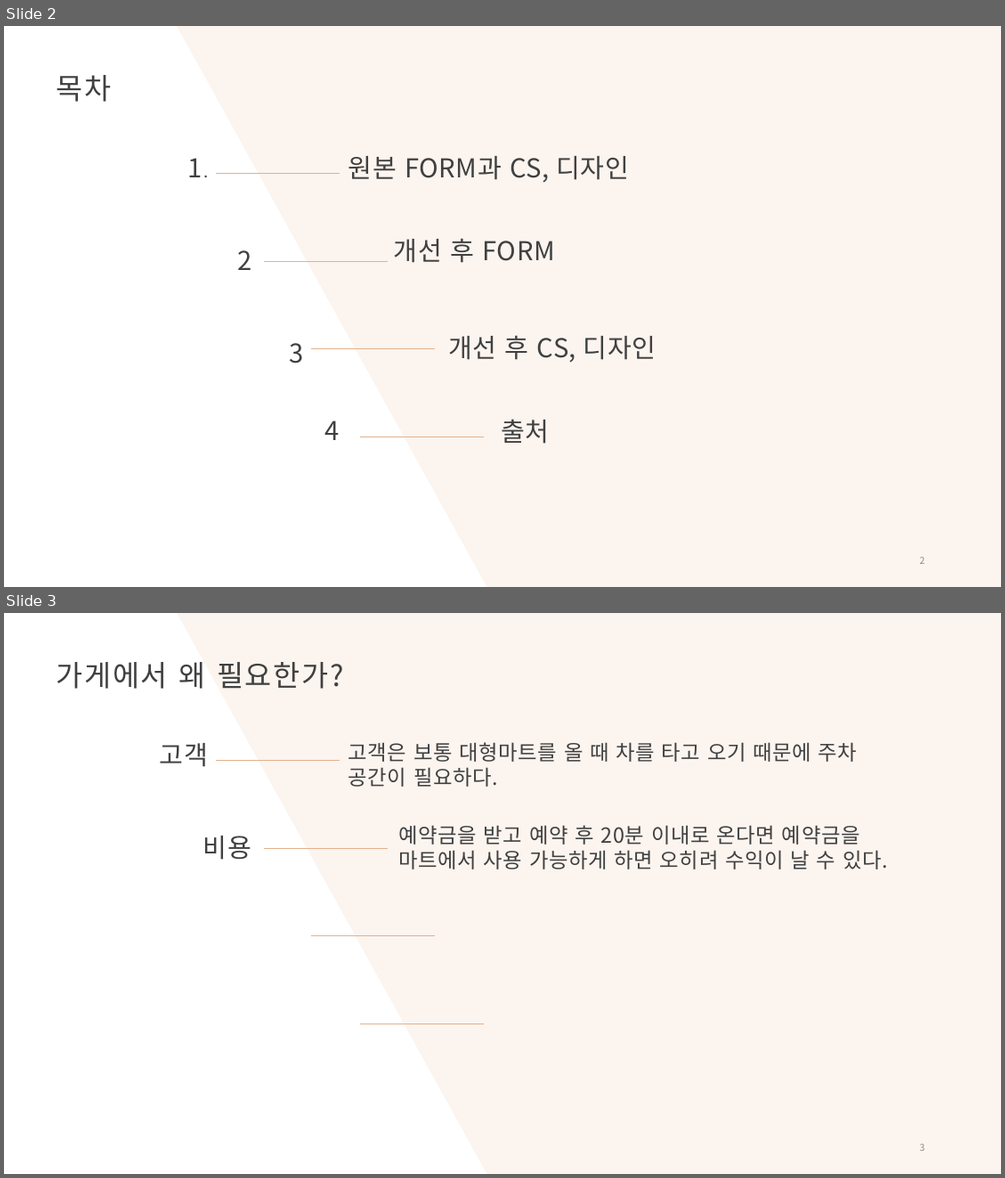
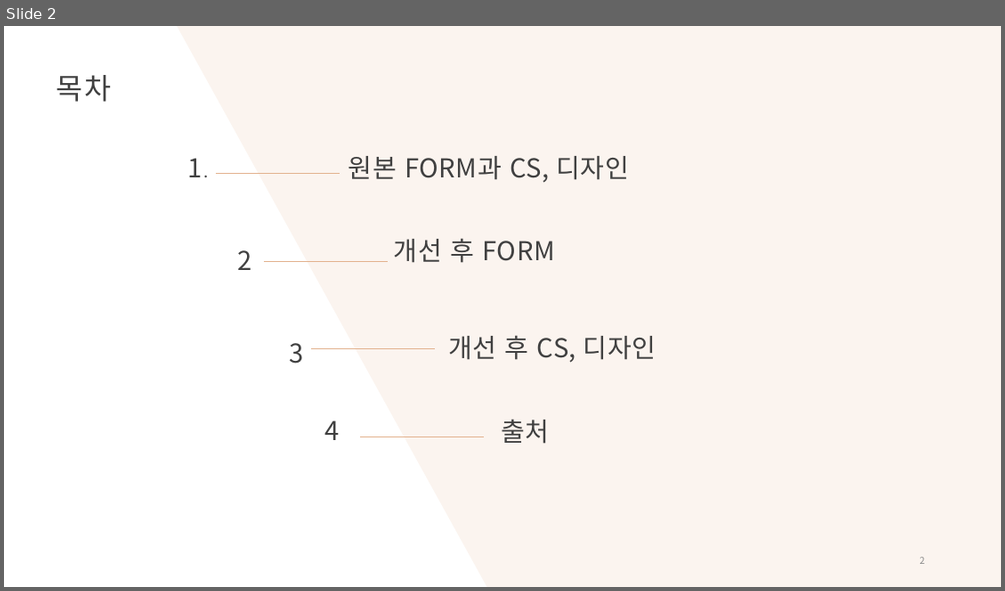
Before and after one commit to Jun-1108/GP, a slide deck: 객체 프로그래밍 ppt.pptx. Shown one above the other, each under a label of ours: slides 2 and 3 before the commit, slide 2 after it. The pictures are 1005x1178 and 1005x591 pixels, drawn with LibreOffice and Linux fonts; fonts in the diff are those of the drawing. Boxes give left, top, right and bottom in pixels: in the first picture for what was removed or moved away, otherwise in the second. Text is boxed around its words. In the diff, an @@ line names an element or a change of style, - is before the commit and + after.

```diff
--- a/객체 프로그래밍 ppt.pptx
+++ b/객체 프로그래밍 ppt.pptx
@@ slide 3 removed at bbox=[4, 613, 1001, 1174], background #FFFFFF; not listed: 5 template elements that a slide beside it also shows @@
@@ title removed at bbox=[57, 662, 344, 689] @@
-가게에서 왜 필요한가?
@@ text removed at bbox=[159, 743, 208, 767] @@
-고객
@@ text removed at bbox=[348, 742, 858, 787] @@
-고객은 보통 대형마트를 올 때 차를 타고 오기 때문에 주차 공간이 필요하다.
@@ text removed at bbox=[398, 825, 888, 869] @@
-예약금을 받고 예약 후 20분 이내로 온다면 예약금을 마트에서 사용 가능하게 하면 오히려 수익이 날 수 있다.
@@ text removed at bbox=[202, 835, 251, 860] @@
-비용
@@ page number removed at bbox=[920, 1143, 925, 1151] @@
-3
```
